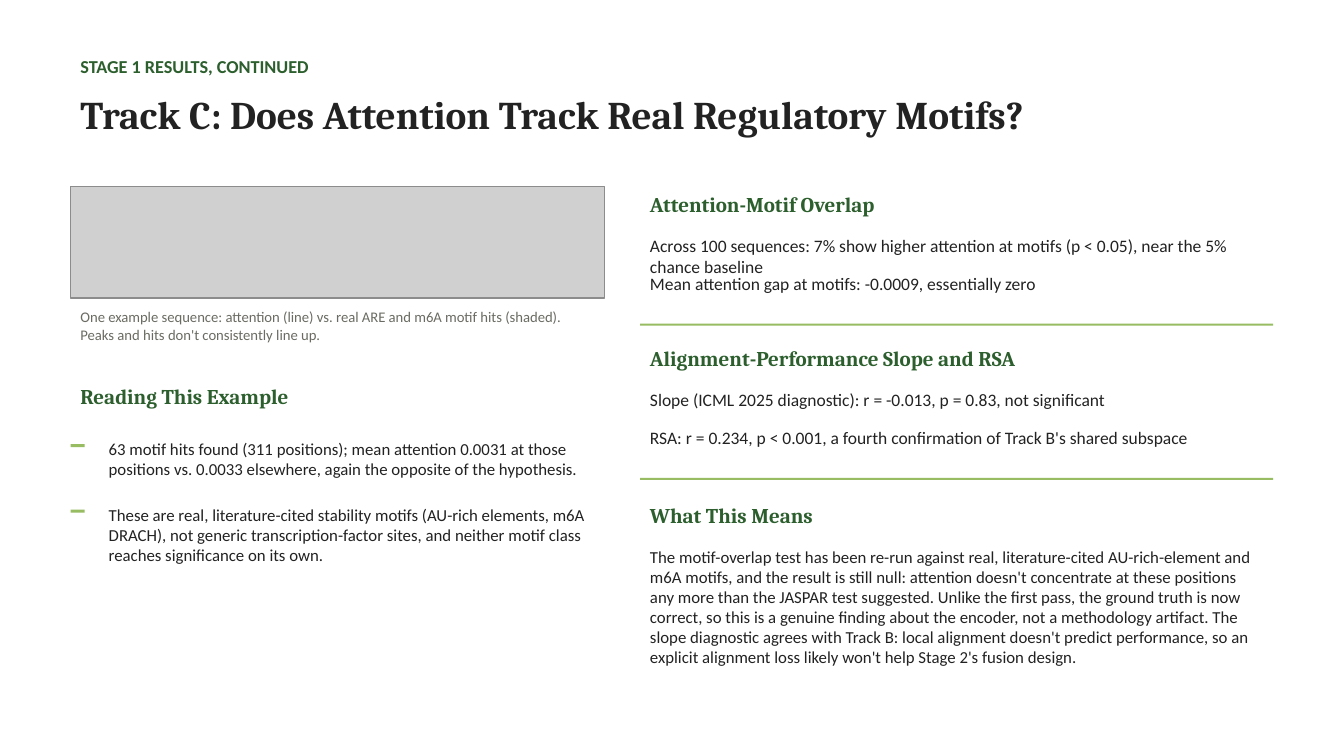
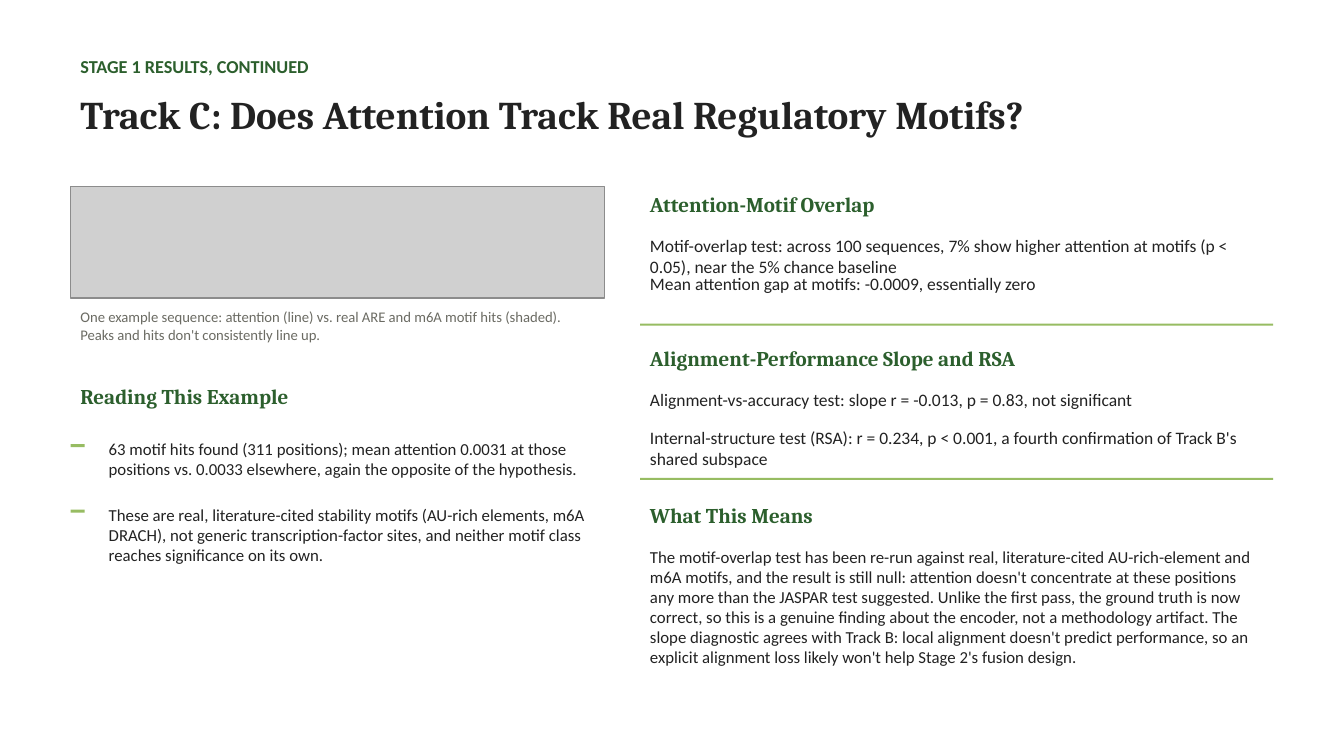
Before and after one commit to jtmckinley4/RNA-Protein-Multimodal-Fusion, a slide deck: slide 4 of Notes/Mina_Meeting_Slides_2026-09-23.pptx. Drawn at 1344x756 pixels with LibreOffice and Linux fonts; fonts in the diff are those of the drawing; grey boxes stand for pictures. Boxes give left, top, right and bottom in pixels: in the first picture for what was removed or moved away, otherwise in the second. Text is boxed around its words. In the diff, an @@ line names an element or a change of style, - is before the commit and + after.

```diff
--- a/Notes/Mina_Meeting_Slides_2026-09-23.pptx
+++ b/Notes/Mina_Meeting_Slides_2026-09-23.pptx
@@ text at [650,239,1214,276]: text changed @@
-Across 100 sequences: 7% show higher attention at motifs (p < 0.05), near the 5% chance baseline
+Motif-overlap test: across 100 sequences, 7% show higher attention at motifs (p < 0.05), near the 5% chance baseline
@@ text at [650,394,1132,409]: text changed @@
-Slope (ICML 2025 diagnostic): r = -0.013, p = 0.83, not significant
+Alignment-vs-accuracy test: slope r = -0.013, p = 0.83, not significant
@@ text at [650,431,1236,468]: text changed @@
-RSA: r = 0.234, p < 0.001, a fourth confirmation of Track B's shared subspace
+Internal-structure test (RSA): r = 0.234, p < 0.001, a fourth confirmation of Track B's shared subspace
```
Also in this commit, not shown: 3 other slides changed, 2 other files.
